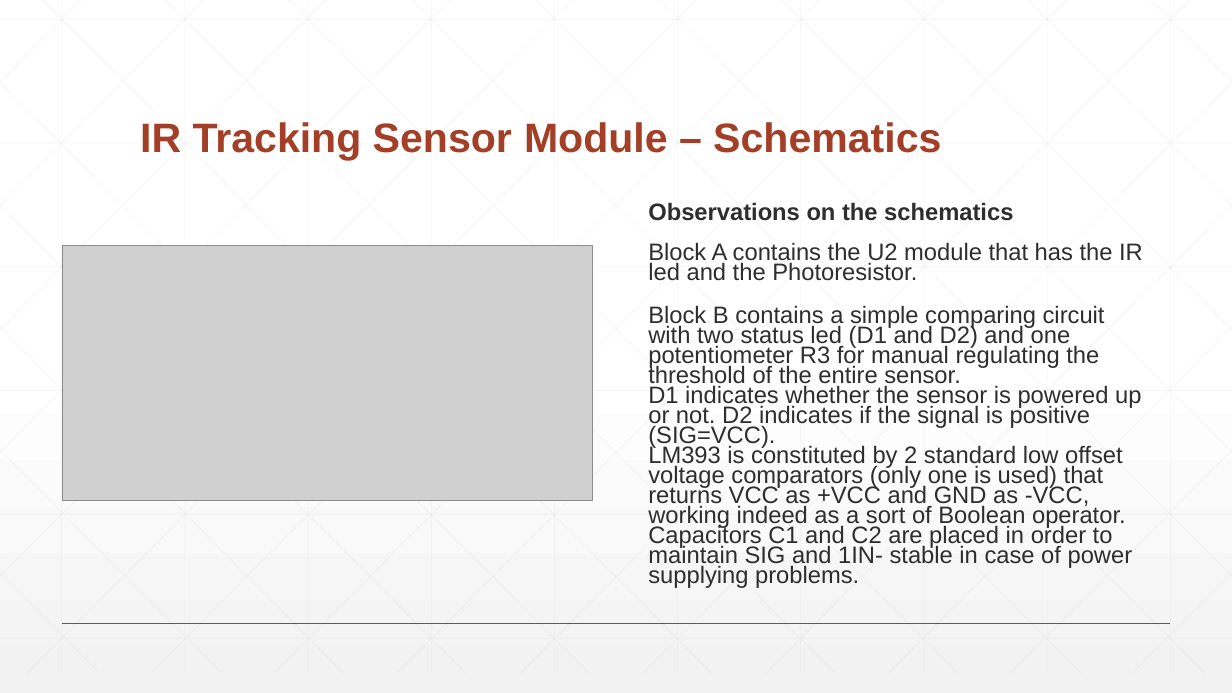
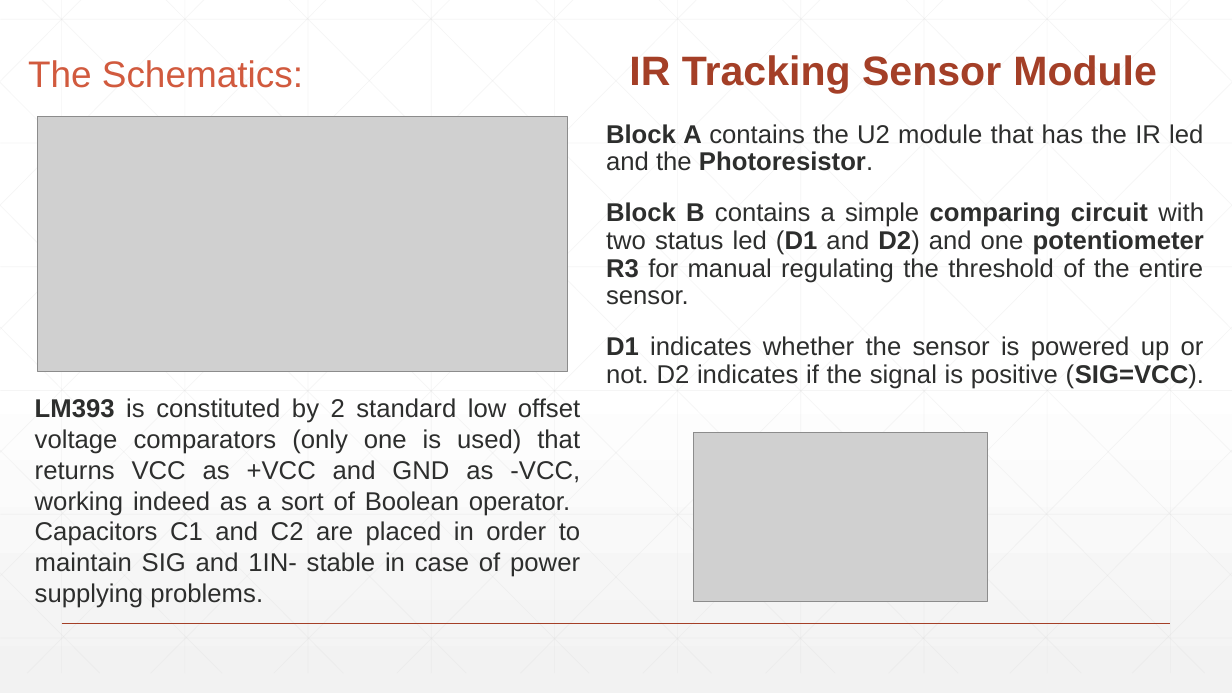
Before and after one commit to filippocastelli/uolli, a slide deck: slide 2 of Hardware_description.pptx. Drawn at 1232x693 pixels with LibreOffice and Linux fonts; fonts in the diff are those of the drawing; grey boxes stand for pictures. Boxes give left, top, right and bottom in pixels: in the first picture for what was removed or moved away, otherwise in the second. Text is boxed around its words. In the diff, an @@ line names an element or a change of style, - is before the commit and + after.

```diff
--- a/Hardware_description.pptx
+++ b/Hardware_description.pptx
@@ text added at (629,55,1157,93), 32 pt, text #A43F27, bold @@
+IR Tracking Sensor Module
@@ title at (28,60,303,88): text changed; size 32 to 28.8 pt; text colour #A43F27 to #D15A3E; bold off @@
-IR Tracking Sensor Module – Schematics
+The Schematics:
@@ picture: place and size @@
-picture at (63,246,593,501)
+picture at (38,116,568,372)
@@ text at (606,124,1205,389): text changed; size 18.5 to 20 pt @@
-Observations on the schematics
-Block A contains the U2 module that has the IR led and the Photoresistor.
-Block B contains a simple comparing circuit with two status led (D1 and D2) and one potentiometer R3 for manual regulating the threshold of the entire sensor.
-D1 indicates whether the sensor is powered up or not. D2 indicates if the signal is positive (SIG=VCC).
-LM393 is constituted by 2 standard low offset voltage comparators (only one is used) that returns VCC as +VCC and GND as -VCC, working indeed as a sort of Boolean operator.
-Capacitors C1 and C2 are placed in order to maintain SIG and 1IN- stable in case of power supplying problems.
+Block A contains the U2 module that has the IR led and the Photoresistor.
+Block B contains a simple comparing circuit with two status led (D1 and D2) and one potentiometer R3 for manual regulating the threshold of the entire sensor.
+D1 indicates whether the sensor is powered up or not. D2 indicates if the signal is positive (SIG=VCC).
@@ text added at (35,398,580,608), 20 pt, text #2D2E2D @@
+LM393 is constituted by 2 standard low offset voltage comparators (only one is used) that returns VCC as +VCC and GND as -VCC, working indeed as a sort of Boolean operator.
+Capacitors C1 and C2 are placed in order to maintain SIG and 1IN- stable in case of power supplying problems.
@@ picture added at (693,433,987,602) @@
```
Also in this commit, not shown: 14 other slides changed.
